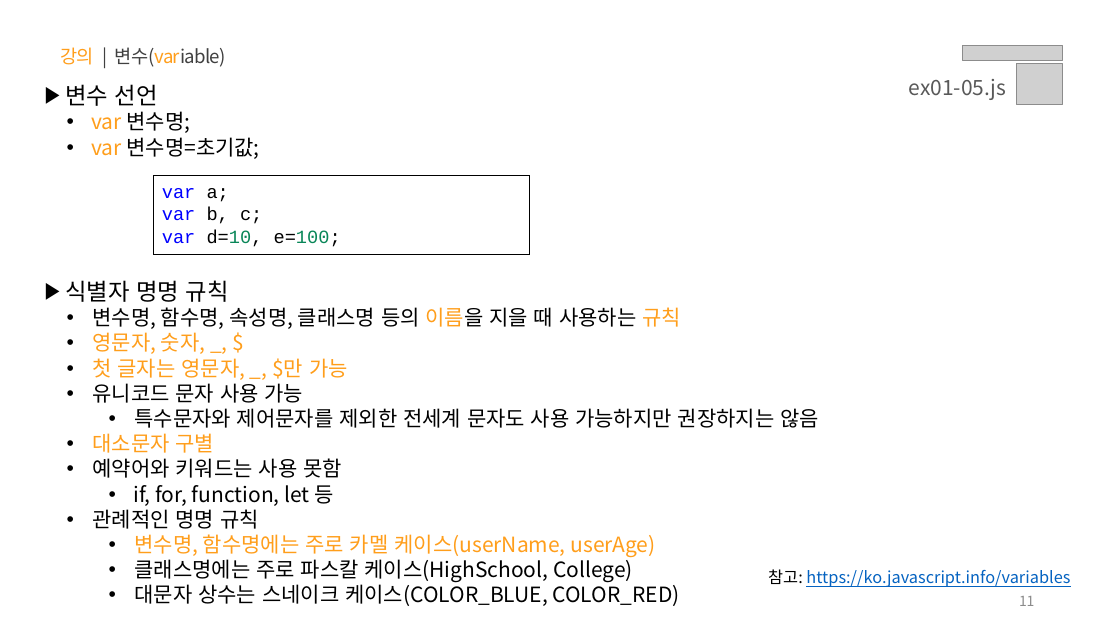
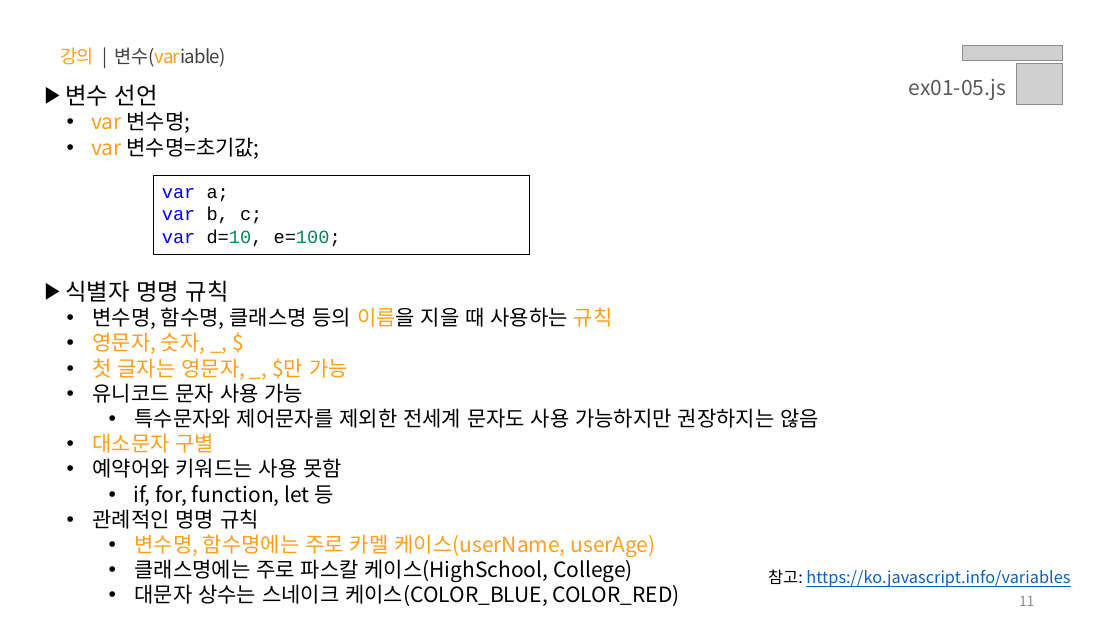
Before and after one commit to yebin-jeong/learn-js, a slide deck: slide 11 of PPT/01.자바스크립트 - 기초 문법.pptx. Drawn at 1120x630 pixels with LibreOffice and Linux fonts; fonts in the diff are those of the drawing; grey boxes stand for pictures. Boxes give left, top, right and bottom in pixels: in the first picture for what was removed or moved away, otherwise in the second. Text is boxed around its words. In the diff, an @@ line names an element or a change of style, - is before the commit and + after.

```diff
--- a/PPT/01.자바스크립트 - 기초 문법.pptx
+++ b/PPT/01.자바스크립트 - 기초 문법.pptx
@@ text at (92,307,613,329): text changed @@
-  • 변수명, 함수명, 속성명, 클래스명 등의 이름을 지을 때 사용하는 규칙
+  • 변수명, 함수명, 클래스명 등의 이름을 지을 때 사용하는 규칙
```
Also in this commit, not shown: 1 other slide changed.
